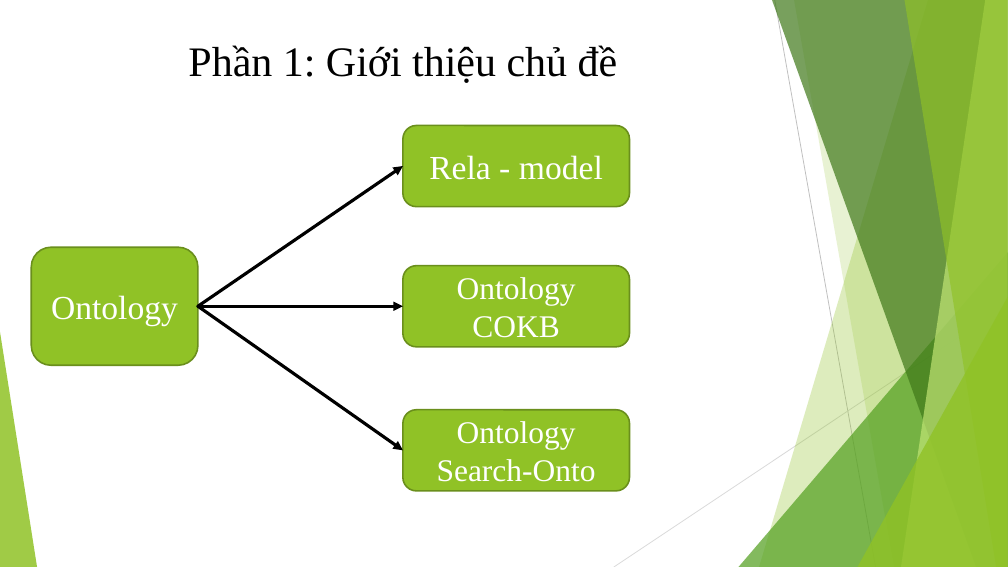
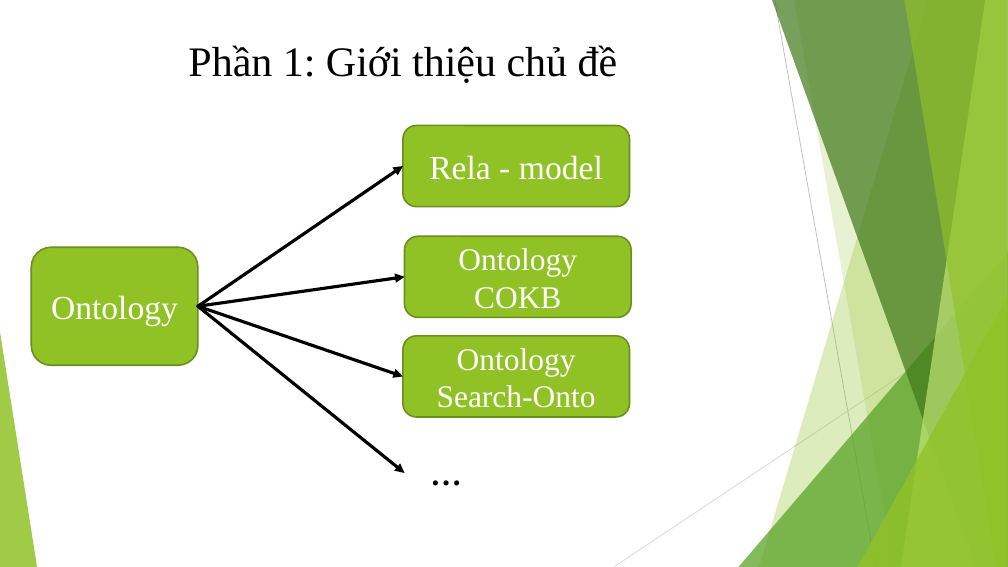
Before and after one commit to akaiki/DoAn_2021, a slide deck: slide 4 of Bao_cao_Do_an.pptx. Drawn at 1008x567 pixels with LibreOffice and Linux fonts; fonts in the diff are those of the drawing. Boxes give left, top, right and bottom in pixels: in the first picture for what was removed or moved away, otherwise in the second. Text is boxed around its words. In the diff, an @@ line names an element or a change of style, - is before the commit and + after.

```diff
--- a/Bao_cao_Do_an.pptx
+++ b/Bao_cao_Do_an.pptx
@@ rounded rectangle "Ontology COKB": place and size @@
-rounded rectangle "Ontology COKB" at (403,265,630,346)
+rounded rectangle "Ontology COKB" at (405,236,631,317)
@@ arrow moved from (198, 306) - (403, 306) to (198, 306) - (405, 277) @@
@@ arrow moved from (198, 306) - (403, 451) to (198, 306) - (403, 377) @@
@@ arrow added from (198, 306) to (405, 473), #000000 3 pt @@
@@ rounded rectangle "Ontology Search-Onto": place and size @@
-rounded rectangle "Ontology Search-Onto" at (403,410,630,491)
+rounded rectangle "Ontology Search-Onto" at (403,336,630,417)
@@ text added at (423,450,470,496), 30 pt, text #000000, bold @@
+…
```
